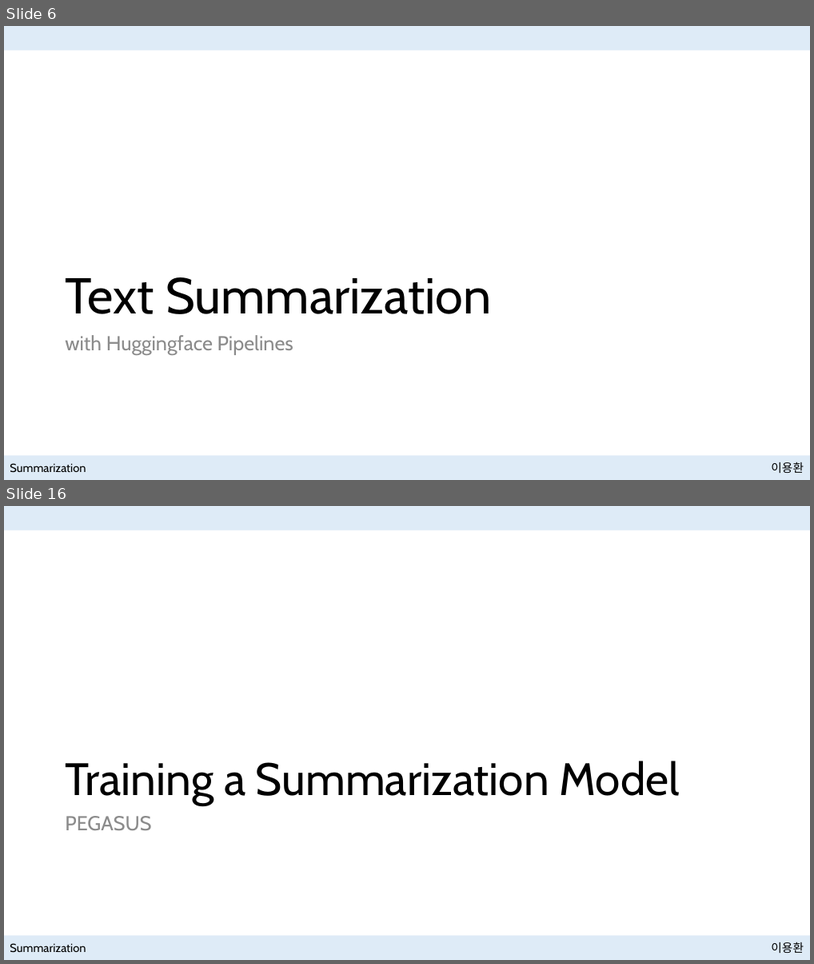
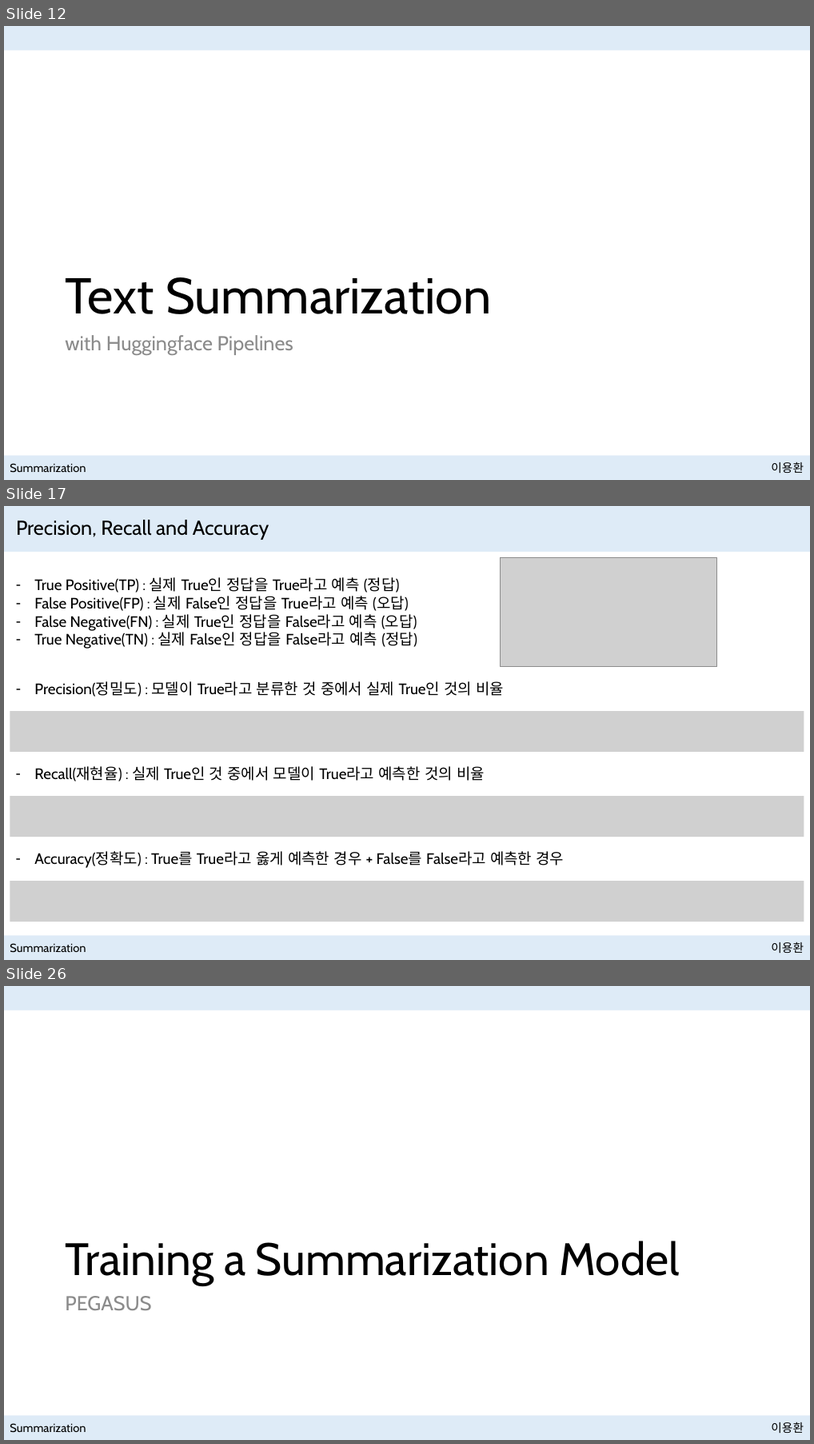
Before and after one commit to NewPlus/SeminarforNLP, a slide deck: Seminar/Book_Natural Language Processing with Transformers/Presentation files/Summarization with Hugging Face.pptx. Shown one above the other, each under a label of ours: slides 6 and 16 before the commit, slides 12, 17 and 26 after it; the slides between them are not shown. The pictures are 814x964 and 814x1444 pixels, drawn with LibreOffice and Linux fonts; fonts in the diff are those of the drawing; grey boxes stand for pictures. Boxes give left, top, right and bottom in pixels: in the first picture for what was removed or moved away, otherwise in the second. Text is boxed around its words. In the diff, an @@ line names an element or a change of style, - is before the commit and + after.

```diff
--- a/Seminar/Book_Natural Language Processing with Transformers/Presentation files/Summarization with Hugging Face.pptx
+++ b/Seminar/Book_Natural Language Processing with Transformers/Presentation files/Summarization with Hugging Face.pptx
@@ slide 17 added at [4, 506, 810, 960], background #FFFFFF; not listed: 2 template elements that a slide beside it also shows @@
@@ rectangle added at [4, 506, 810, 552], fill #DEEBF7 @@
@@ title added at [16, 520, 269, 540], 24 pt, text #000000 @@
+Precision, Recall and Accuracy
@@ text added at [34, 577, 418, 648], 18 pt, text #000000 @@
+– True Positive(TP) : 실제 True인 정답을 True라고 예측 (정답)
+– False Positive(FP) : 실제 False인 정답을 True라고 예측 (오답)
+– False Negative(FN) : 실제 True인 정답을 False라고 예측 (오답)
+– True Negative(TN) : 실제 False인 정답을 False라고 예측 (정답)
@@ picture added at [501, 558, 717, 667] @@
@@ text added at [34, 681, 504, 696], 18 pt, text #000000 @@
+– Precision(정밀도) : 모델이 True라고 분류한 것 중에서 실제 True인 것의 비율
@@ picture added at [10, 711, 805, 752] @@
@@ text added at [34, 766, 485, 781], 18 pt, text #000000 @@
+– Recall(재현율) : 실제 True인 것 중에서 모델이 True라고 예측한 것의 비율
@@ picture added at [10, 796, 805, 836] @@
@@ text added at [34, 851, 565, 868], 18 pt, text #000000 @@
+– Accuracy(정확도) : True를 True라고 옳게 예측한 경우 + False를 False라고 예측한 경우
@@ picture added at [10, 880, 805, 921] @@
@@ text added at [10, 943, 86, 952], 14 pt, text #000000 @@
+Summarization
@@ what was slide 6 is now slide 12 @@
@@ what was slide 16 is now slide 26 @@
```
Also in this commit, not shown: 3 slides changed, 43 other slides added, 1 slide removed, 17 other files.
